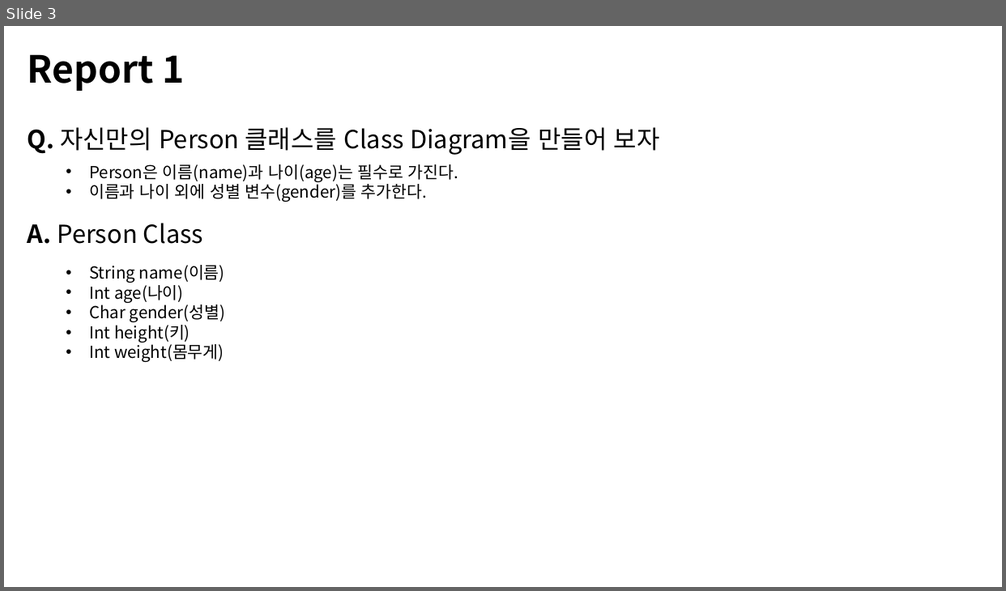
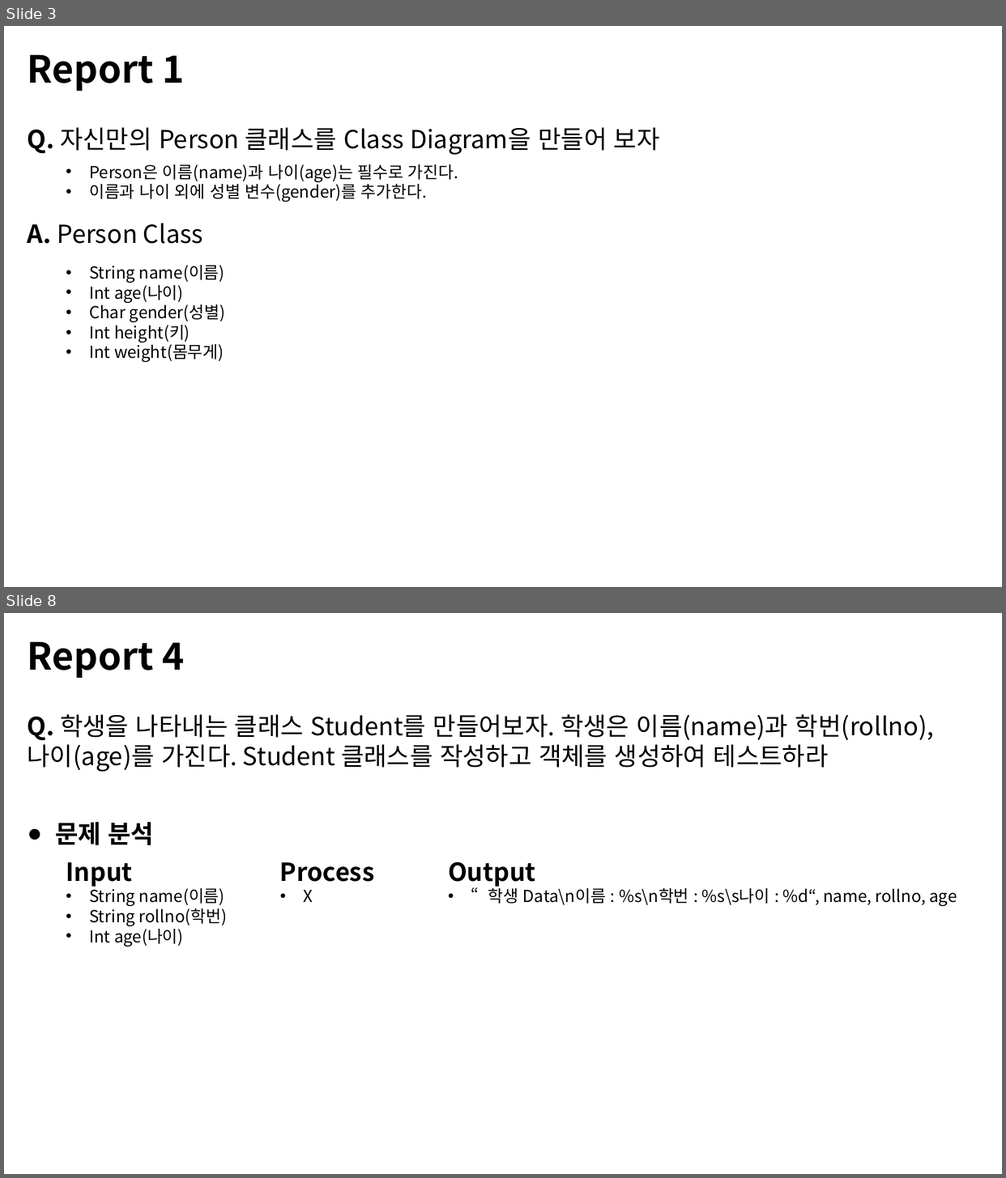
Before and after one commit to MDR-Evan/KBU-ProgrammingLanguageUtilization2, a slide deck: KBU Java 2/Report/R_Week1/1차-김진용-2301111.pptx. Shown one above the other, each under a label of ours: slide 3 before the commit, slides 3 and 8 after it; the slides between them are not shown. The pictures are 1006x591 and 1006x1178 pixels, drawn with LibreOffice and Linux fonts; fonts in the diff are those of the drawing. Boxes give left, top, right and bottom in pixels: in the first picture for what was removed or moved away, otherwise in the second. Text is boxed around its words. In the diff, an @@ line names an element or a change of style, - is before the commit and + after.

```diff
--- a/KBU Java 2/Report/R_Week1/1차-김진용-2301111.pptx
+++ b/KBU Java 2/Report/R_Week1/1차-김진용-2301111.pptx
@@ slide 8 added at (x1=4, y1=613, x2=1002, y2=1174), background #FFFFFF @@
@@ text added at (x1=27, y1=641, x2=184, y2=678), 36 pt, text #000000, bold @@
+Report 4
@@ text added at (x1=27, y1=714, x2=934, y2=772), 24 pt, text #000000 @@
+Q. 학생을 나타내는 클래스 Student를 만들어보자. 학생은 이름(name)과 학번(rollno),
+나이(age)를 가진다. Student 클래스를 작성하고 객체를 생성하여 테스트하라
@@ text added at (x1=55, y1=822, x2=155, y2=845), 24 pt, text #000000, bold @@
+● 문제 분석
@@ text added at (x1=66, y1=862, x2=227, y2=947), 16 pt, text #000000 @@
+Input
+• String name(이름)
+• String rollno(학번)
+• Int age(나이)
@@ text added at (x1=280, y1=862, x2=375, y2=902), 24 pt, text #000000, bold @@
+Process
+• X
@@ text added at (x1=448, y1=862, x2=957, y2=906), 16 pt, text #000000 @@
+Output
+• “학생 Data\n이름 : %s\n학번 : %s\s나이 : %d“, name, rollno, age
```
Also in this commit, not shown: 9 other slides added, 2 slides removed, 1 other file.
